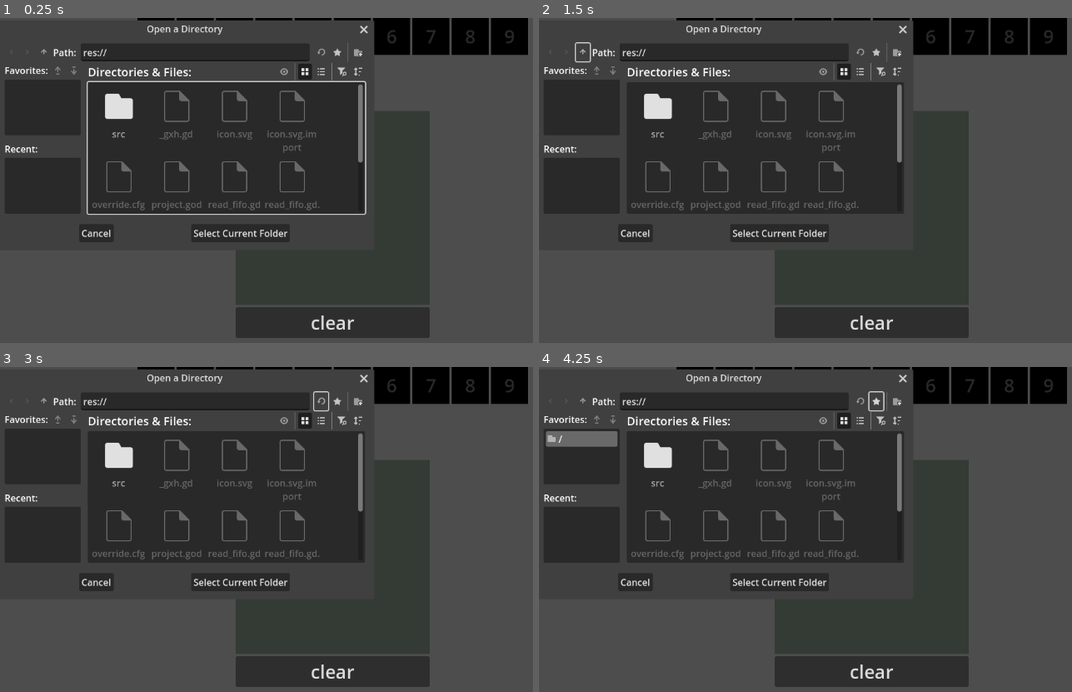
Above: before the commit, frames 1-4 (two rows, left to right).
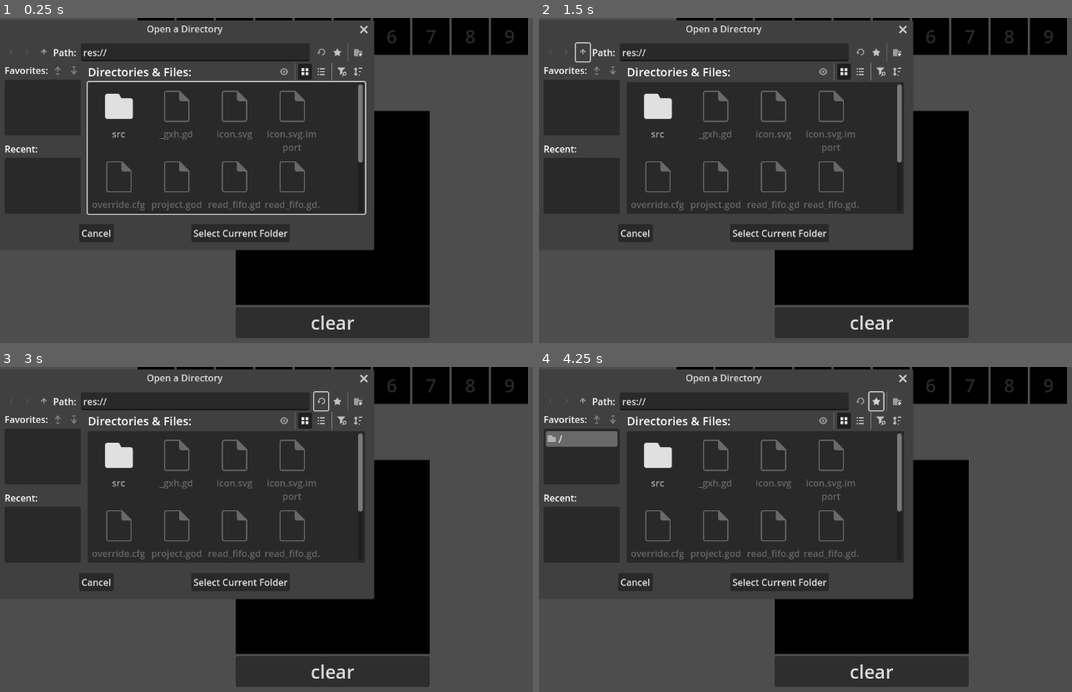
Above: after the commit, the same moments.

Repository: AI-MED-AGH/handwritten-digits-recognizer
Game: Godot game, scene res://src/main.tscn
The game is run twice, just before and just after one commit, with the same random seed, the same clock (stepped at 60 frames per second) and the same inputs.
Inputs (mouse positions are in pixels of both pictures, inside the frame that each line leads up to):
- Up to frame 1 (0.25 s): no input
- Up to frame 2 (1.5 s): click "clear" at 0.5 s; click (581, 53) at 1.25 s
- Up to frame 3 (3 s): click (42, 402) at 2 s; click (319, 402) at 2.75 s
- Up to frame 4 (4.25 s): click (874, 402) at 3.5 s

The runs differ from the first frame. In frame 1, 11% of the frame differs, in the area x 44-81%, y 28-89%; in frame 2, 11%; in frame 3, 11%; in frame 4, 11%.

Commit message:
Drawing using Image, not Line2D

Diff:
--- a/godot_project/src/Canvas.gd
+++ b/godot_project/src/Canvas.gd
@@ -1,9 +1,9 @@
-extends ColorRect
+extends TextureRect
 
 signal redrawed(Image)
 
 @export var pen_color = Color(1, 1, 0)
-@export_range(1, 50) var pen_size: float = 5
+@export_range(0.1, 50) var pen_radius: float = 5
 @export_range(1, 10) var pen_delay: float = 1
 
 @onready var viewport = SubViewport.new()
@@ -12,21 +12,15 @@
 @onready var pen2: Line2D
 @onready var redrawed_timer = Timer.new()
 
-var mouse_pos = Vector2()
-var tex : Image
+var last_draw_pos = Vector2()
+var image : Image
 
 var _is_dragging: bool = false
 
 
 func _ready():
-	viewport.set_size(size)
-	viewport.set_clear_mode(SubViewport.ClearMode.CLEAR_MODE_ALWAYS)
-	viewport.set_transparent_background(true)
-
-	_new_pen()
-
-	# Use a sprite to display the result texture
-	board.set_texture(viewport.get_texture())
+	image = Image.create_empty(28, 28, false, Image.Format.FORMAT_L8)
+	_update_texture_image()
 
 	redrawed_timer.wait_time = 0.1
 	redrawed_timer.one_shot = true
@@ -38,43 +32,53 @@
 	add_child(redrawed_timer)
 
 
-func _new_pen() -> void:
-	pen = Line2D.new()
-	pen.set_joint_mode(Line2D.LINE_JOINT_ROUND)
-	pen.set_begin_cap_mode(Line2D.LINE_CAP_ROUND)
-	pen.set_end_cap_mode(Line2D.LINE_CAP_ROUND)
-	pen.set_default_color(pen_color)
-	pen.set_antialiased(true)
-	pen.set_width(pen_size)
+func _update_texture_image() -> void:
+	texture = ImageTexture.create_from_image(image)
 
-	pen2 = pen.duplicate()
-	var sub_pen_color = pen_color
-	sub_pen_color.a = 1
-	pen2.set_default_color(sub_pen_color)
-	pen2.set_width(pen_size * 0.5)
 
-	viewport.add_child(pen)
-	viewport.add_child(pen2)
+func paint_dot_brush(pos: Vector2) -> void:
+	for dx in range(-pen_radius, pen_radius + 1):
+		for dy in range(-pen_radius, pen_radius + 1):
+			var px = pos.x + dx
+			var py = pos.y + dy
+			if px < 0 or py < 0 or px >= image.get_width() or py >= image.get_height():
+				continue
+			var dist = sqrt(dx * dx + dy * dy)
+			if dist > pen_radius:
+				continue
+			var alpha = clamp(1.0 - dist / pen_radius, 0, 1)
+			var existing_color = image.get_pixel(px, py)
+			var new_color = existing_color.lerp(pen_color, alpha * pen_color.a)
+			image.set_pixel(int(px), int(py), new_color)
+
+	_update_texture_image()
+
+# New function to draw a line by painting dots along it
+func paint_line_brush(pos1: Vector2, pos2: Vector2) -> void:
+	var dist = Vector2(pos2.x - pos1.x, pos2.y - pos1.y).length()
+	var steps = int(dist)
+	if steps == 0:
+		paint_dot_brush(pos1)
+		return
+	for i in range(steps + 1):
+		var t = float(i) / steps
+		var interp_pos = lerp(pos1, pos2, t)
+		paint_dot_brush(interp_pos)
 
 
 func clear_viewport() -> void:
-	for c in viewport.get_children():
-		c.queue_free()
-
-	#viewport.set_clear_mode(SubViewport.ClearMode.CLEAR_MODE_ONCE)
+	image.fill(Color.BLACK)
+	_update_texture_image()
 	_emit_redrawed_signal_for_frame()
-
-	_new_pen()
 
 
 func _gui_input(event: InputEvent) -> void:
 	if event is InputEventScreenTouch or event is InputEventMouseButton:
 		if event.pressed:
 			_is_dragging = true
-			_draw_at_mouse()
+			last_draw_pos = get_local_mouse_position()
 			_draw_at_mouse()
 		else:
-			_new_pen()
 			_is_dragging = false
 
 			redrawed_timer.start()
@@ -85,16 +89,16 @@
 
 
 func _draw_at_mouse() -> void:
-	mouse_pos = get_local_mouse_position()
-	pen.add_point(mouse_pos)
-	pen2.add_point(mouse_pos)
+	var mouse_pos = get_local_mouse_position()
+
+	paint_line_brush(last_draw_pos, mouse_pos)
+	#paint_dot_brush(mouse_pos)
+
+	last_draw_pos = mouse_pos
 
 	if redrawed_timer.is_stopped():
 		redrawed_timer.start()
 
 
 func _emit_redrawed_signal_for_frame() -> void:
-	await RenderingServer.frame_post_draw
-	var texture = viewport.get_texture()
-	var image = texture.get_image()
 	redrawed.emit(image)
--- a/godot_project/src/main.gd
+++ b/godot_project/src/main.gd
@@ -40,7 +40,7 @@
 	input_data.resize(28*28)
 
 	var input_idx = 0
-	for i in range(0, _next_data_to_pred.size(), 4):
+	for i in range(_next_data_to_pred.size()):
 		input_data[input_idx] = str(_next_data_to_pred[i])
 		input_idx += 1
 
--- a/godot_project/src/main.tscn
+++ b/godot_project/src/main.tscn
@@ -70,7 +70,7 @@
 custom_minimum_size = Vector2(336, 336)
 layout_mode = 2
 
-[node name="PaintArea" type="ColorRect" parent="VBoxContainer/CenterContainer/VBoxContainer/Control"]
+[node name="PaintArea" type="TextureRect" parent="VBoxContainer/CenterContainer/VBoxContainer/Control"]
 unique_name_in_owner = true
 texture_filter = 1
 clip_contents = true
@@ -81,10 +81,9 @@
 grow_horizontal = 2
 grow_vertical = 2
 scale = Vector2(12, 12)
-color = Color(0.2, 0.23137255, 0.20392157, 1)
 script = ExtResource("2_5q4o7")
 pen_color = Color(1, 1, 1, 0.6313726)
-pen_size = 3.0
+pen_radius = 2.0
 
 [node name="ClearButton" type="Button" parent="VBoxContainer/CenterContainer/VBoxContainer"]
 unique_name_in_owner = true
